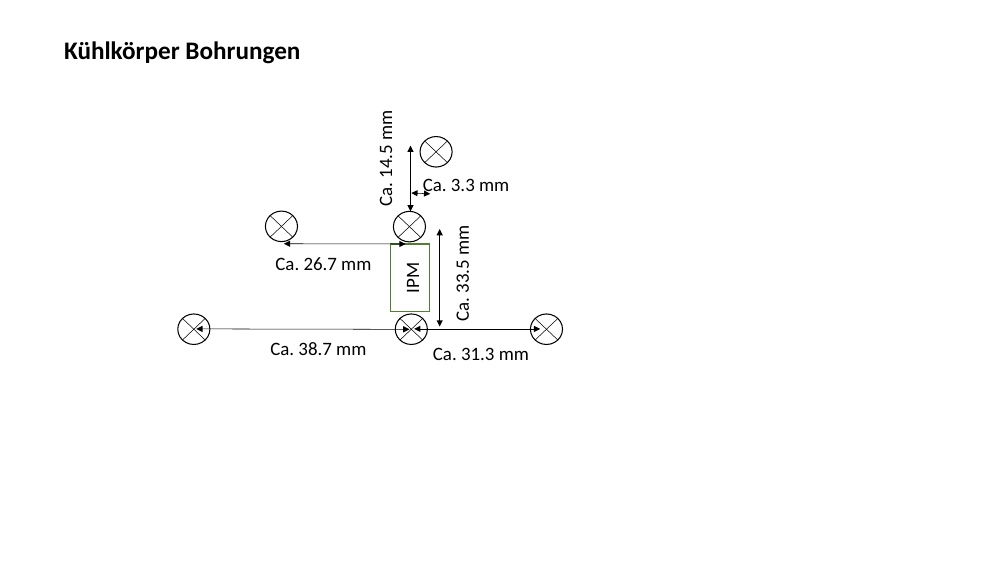
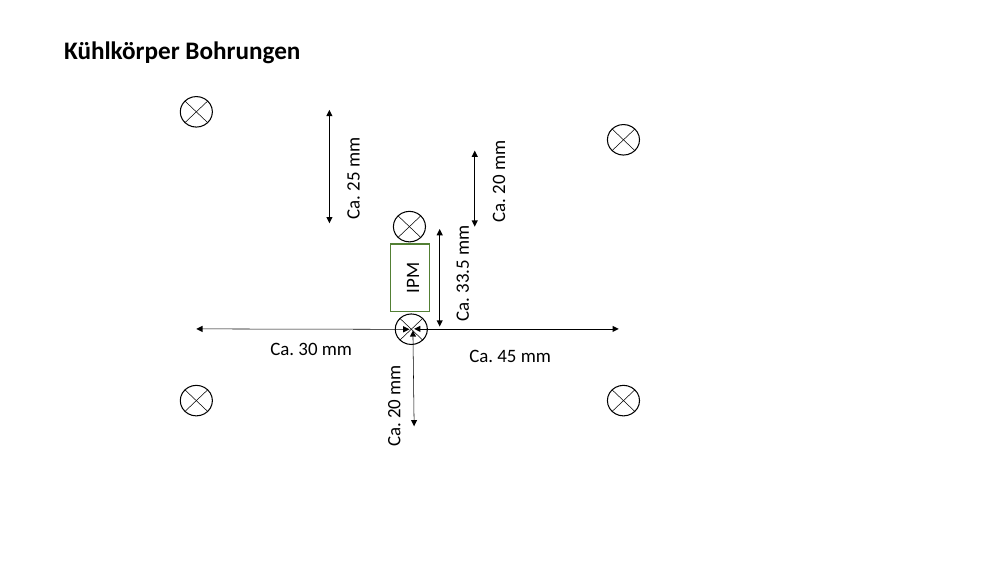
Before and after one commit to ultrazohm/uz_per_sic_inverter_828xcc, a slide deck: slide 2 of docs/PCB_interfaces.pptx. Drawn at 1008x567 pixels with LibreOffice and Linux fonts; fonts in the diff are those of the drawing. Boxes give left, top, right and bottom in pixels: in the first picture for what was removed or moved away, otherwise in the second. Text is boxed around its words. In the diff, an @@ line names an element or a change of style, - is before the commit and + after.

```diff
--- a/docs/PCB_interfaces.pptx
+++ b/docs/PCB_interfaces.pptx
@@ 2 lines, 1 ellipse: place and size @@
-2 lines, 1 ellipse at bbox=[265, 211, 297, 241]
+2 lines, 1 ellipse at bbox=[180, 97, 212, 127]
@@ double arrow added from (330, 223) to (330, 110), #000000 0.5 pt @@
@@ text "Ca. 20 mm" at bbox=[487, 144, 510, 222]: rotation 0 to 270 degrees @@
@@ text added at bbox=[342, 140, 365, 219], 18 pt, text #000000 @@
+Ca. 25 mm
@@ text at bbox=[487, 144, 510, 222]: text changed @@
-Ca. 3.3 mm
+Ca. 20 mm
@@ ellipse: place and size @@
-ellipse at bbox=[420, 137, 452, 167]
+ellipse at bbox=[607, 125, 639, 155]
@@ line moved from (425, 141) - (448, 163) to (613, 129) - (635, 150) @@
@@ line moved from (425, 163) - (448, 141) to (613, 150) - (635, 129) @@
@@ double arrow moved from (411, 212) - (411, 146) to (475, 227) - (475, 150) @@
@@ double arrow removed from (411, 193) to (430, 194) @@
@@ text removed at bbox=[275, 257, 371, 270] @@
-Ca. 26.7 mm
@@ double arrow removed from (284, 243) to (406, 244) @@
@@ double arrow moved from (541, 329) - (414, 329) to (619, 329) - (414, 329) @@
@@ text at bbox=[270, 342, 352, 355]: text changed @@
-Ca. 38.7 mm
+Ca. 30 mm
@@ double arrow added from (414, 426) to (413, 330), #000000 0.5 pt @@
@@ text at bbox=[469, 349, 551, 362]: text changed @@
-Ca. 31.3 mm
+Ca. 45 mm
@@ ellipse: place and size @@
-ellipse at bbox=[178, 314, 209, 344]
+ellipse at bbox=[180, 386, 212, 416]
@@ text at bbox=[382, 368, 405, 446]: text changed @@
-Ca. 14.5 mm
+Ca. 20 mm
@@ ellipse: place and size @@
-ellipse at bbox=[531, 314, 563, 344]
+ellipse at bbox=[607, 386, 639, 416]
@@ line moved from (182, 318) - (205, 340) to (185, 390) - (208, 411) @@
@@ line moved from (182, 340) - (205, 318) to (185, 411) - (208, 390) @@
@@ line moved from (535, 318) - (558, 340) to (613, 390) - (635, 411) @@
@@ line moved from (535, 340) - (558, 318) to (613, 411) - (635, 390) @@
```
Also in this commit, not shown: 7 other files.
